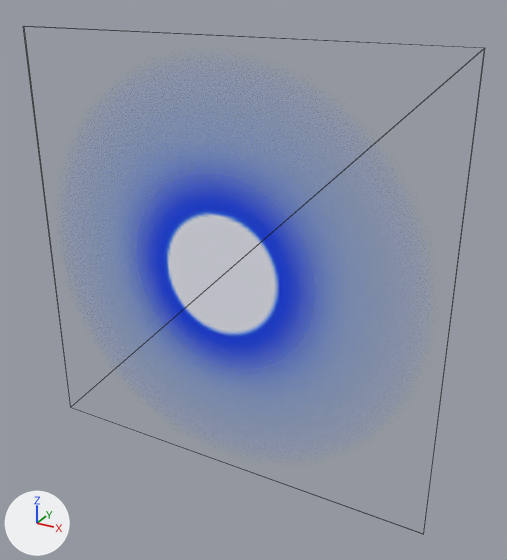
Two versions of the glTF model src/examples/spaceshooter/assets/bullet_blue.glb, one commit apart.
Camera for both pictures: a camera (50 mm lens) standing at (6.07, -9.84, 4.99) and looking at (0.52, 0.26, -0.06). Every picture has the same lights, and +X, +Y and +Z are marked at lower left. Mesh edges are drawn as thin lines. Vertices at the same position are counted once.
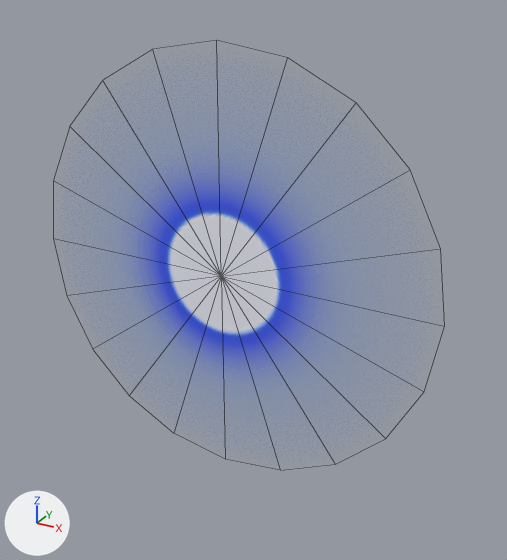
Commit message: replaced the square bullet meshes with circluar ones.

Where the change shows, as pixel boxes [x1, y1, x2, y2] in the pictures (507 x 560 px):
'Plane.001', reshaped, rescaled
    before: [139, 176, 313, 366]
    after: [140, 175, 315, 367]
part 1 of me_plane_002, rebuilt
    before: [205, 176, 313, 342]
    after: [140, 175, 315, 367]
part 2 of me_plane_002, deleted
    before: [139, 177, 312, 366]

Patch to the scene script:
```diff
--- a/src/examples/spaceshooter/assets/bullet_blue.glb.py
+++ b/src/examples/spaceshooter/assets/bullet_blue.glb.py
@@ me_plane_002 @@
 # used by ob_plane_001; location = (0.0, 0.01, 0.0); scale = (0.947, 0.947, 0.947)
-me_plane_002.from_pydata(...)  # 8 vertices, 4 faces; spans x -4.31..4.31, y -0.01..0.0, z -4.31..4.31
+me_plane_002.from_pydata(...)  # 21 vertices, 20 faces; spans x -4.01..4.01, y 0.01, z -4.01..4.01
+# me_plane_002 part 1: the loose piece of 4 vertices spanning x -4.31..4.31, y 0.0, z -4.31..4.31 is rebuilt with 21 vertices and now spans x -4.01..4.01, y 0.01, z -4.01..4.01
+# me_plane_002 part 2: the loose piece of 4 vertices spanning x -4.31..4.31, y -0.01, z -4.31..4.31 is deleted
 me_plane_002.materials.append(mat_bulletmaterial)
@@ ob_plane_001 @@
 ob_plane_001.location = (0.0, 0.01, 0.0)
-ob_plane_001.scale = (0.947, 0.947, 0.947)
```
